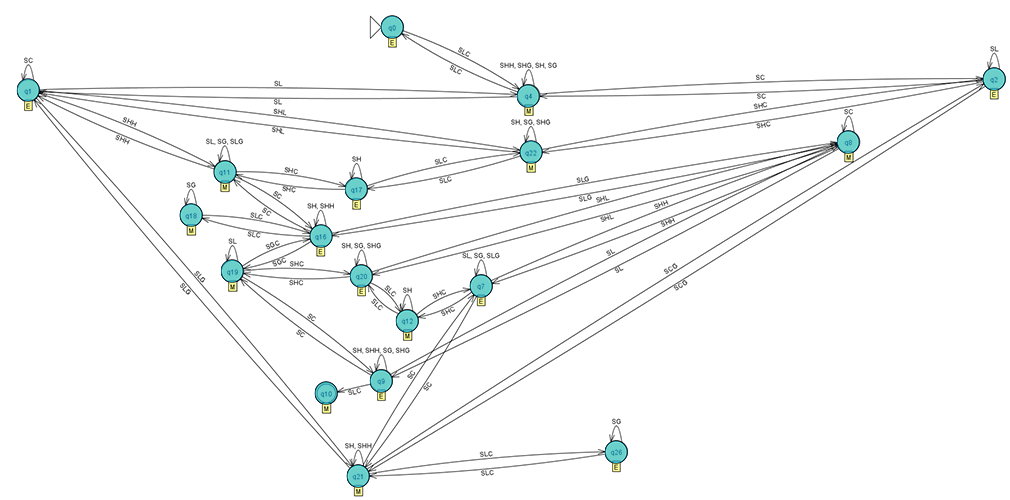
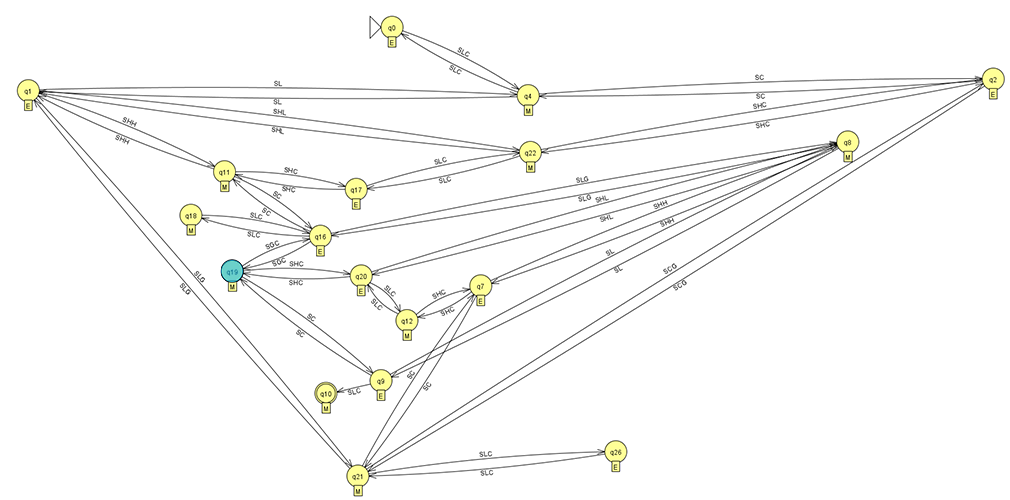
Layered file, before and after one edit (w=1010, h=500). Changes by layer:
hid "q0" over (381, 15, 404, 39)
hid "q26" over (605, 440, 628, 464)
hid "q21" over (347, 464, 370, 488)
hid "q1" over (17, 78, 40, 102)
hid "q11" over (214, 160, 237, 184)
hid "q2" over (983, 67, 1006, 91)
hid "q8" over (837, 130, 860, 154)
hid "q4" over (517, 84, 540, 108)
hid "q22" over (520, 140, 543, 164)
hid "q17" (1st of 2) over (345, 177, 368, 201)
hid "q16" over (310, 224, 333, 248)
hid "q18" over (180, 203, 203, 227)
hid "q20" over (350, 264, 373, 288)
hid "q17" (2nd of 2) over (470, 274, 493, 298)
hid "q12" over (396, 309, 419, 333)
hid "q9" over (370, 369, 393, 393)
hid "q10" over (315, 381, 338, 405)
renamed "Automaton_Blank" to "Automaton_OG", painted on it over (16, 15, 1006, 497)
